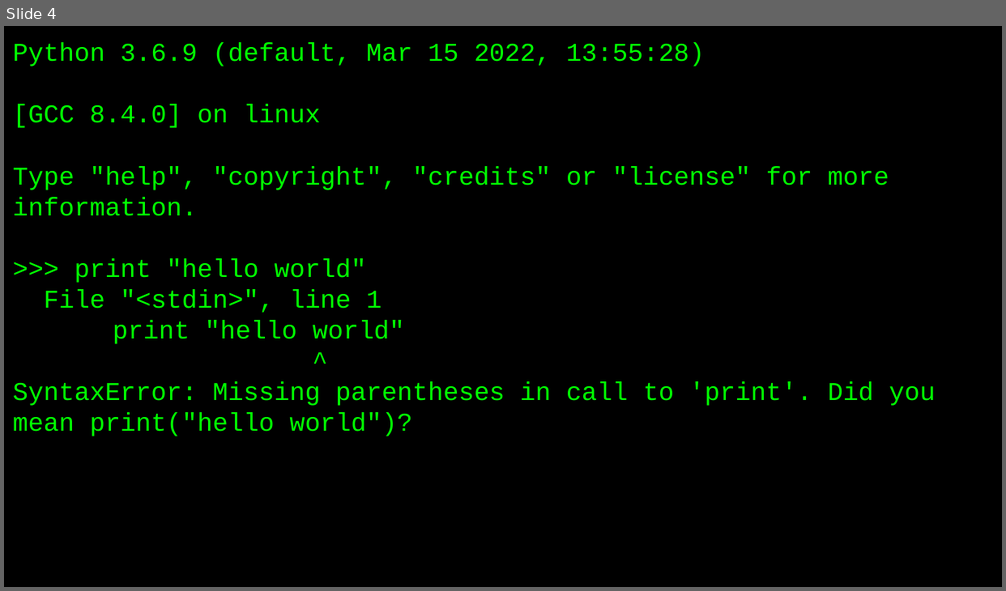
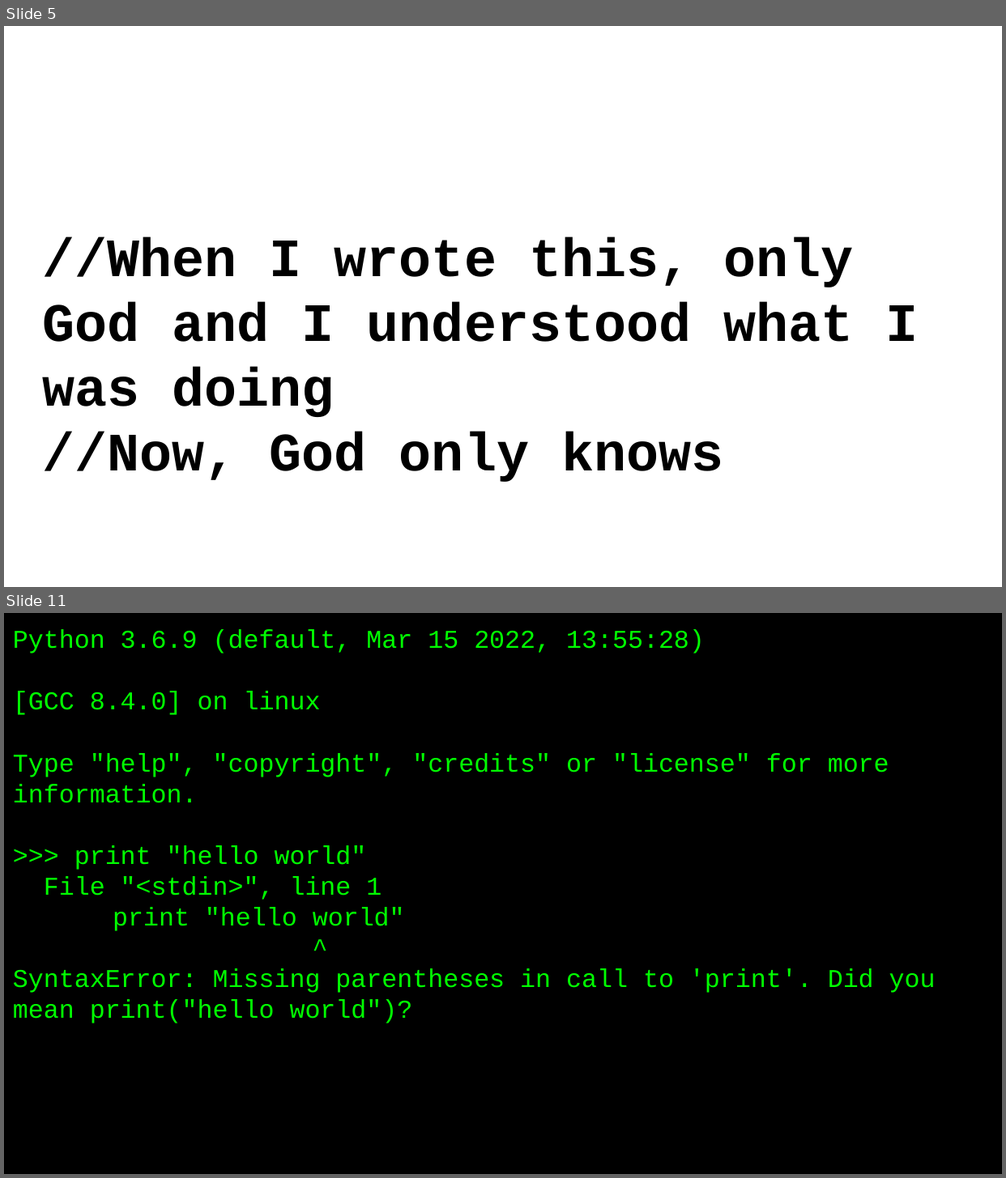
Before and after one commit to RSE-NI/qub-eeecs-python, a slide deck: 14_Sustainable _ Maintainable code.pptx. Shown one above the other, each under a label of ours: slide 4 before the commit, slides 5 and 11 after it; the slides between them are not shown. The pictures are 1006x591 and 1006x1178 pixels, drawn with LibreOffice and Linux fonts; fonts in the diff are those of the drawing. Boxes give left, top, right and bottom in pixels: in the first picture for what was removed or moved away, otherwise in the second. Text is boxed around its words. In the diff, an @@ line names an element or a change of style, - is before the commit and + after.

```diff
--- a/14_Sustainable _ Maintainable code.pptx
+++ b/14_Sustainable _ Maintainable code.pptx
@@ slide 5 added at (4, 26, 1002, 587), background #FFFFFF @@
@@ text added at (42, 237, 918, 482), 39 pt, text #000000, bold @@
+//When I wrote this, only God and I understood what I was doing
+//Now, God only knows
@@ what was slide 4 is now slide 11 @@
```
Also in this commit, not shown: 6 other slides added.
